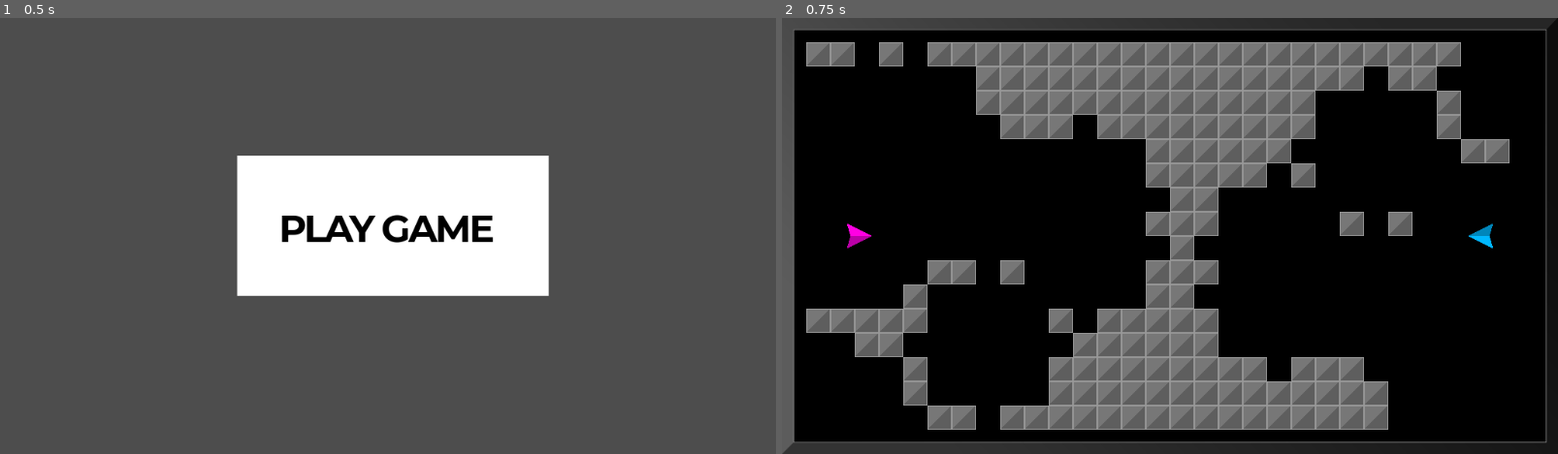
Above: before the commit, frames 1-2 (left to right).
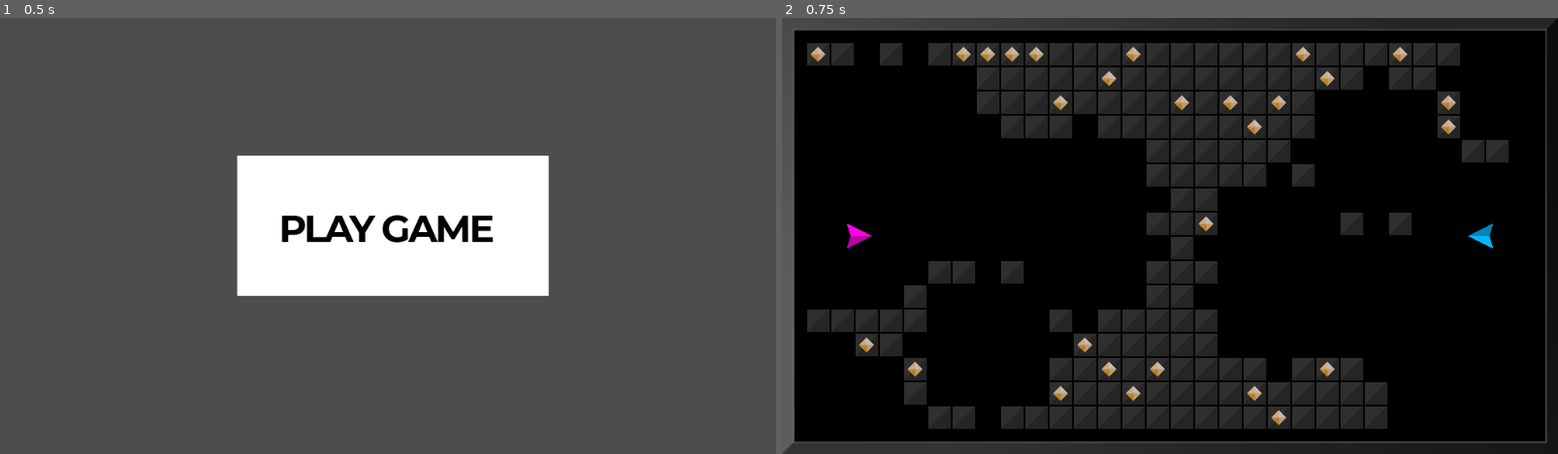
Above: after the commit, the same moments.

Repository: outrightmental/Blockbusters
Game: Godot game, scene res://scenes/main.tscn
Two runs of this game, one before a commit and one after it. Both use one fixed random seed, a clock stepped at 60 frames per second and the inputs below.
Inputs (mouse positions are in pixels of both pictures, inside the frame that each line leads up to):
- Up to frame 1 (0.5 s): no input
- Up to frame 2 (0.75 s): click (1177, 222) at 0.5 s

Frame 1 is identical in both runs. In frame 2, 29% of the frame differs, in the area x 3-94%, y 5-95%.

Commit message:
blocks break apart and release gems

Diff:
--- a/global.gd
+++ b/global.gd
@@ -19,6 +19,7 @@
 # Object groups
 const GROUP_AFFECTED_BY_EXPLOSION: String = "affected_by_explosion"
 const GROUP_BLOCKS: String = "blocks"
+const GROUP_BLOCK_FRAGMENTS: String = "block_fragments"
 const GROUP_EXPLOSIONS: String = "explosions"
 const GROUP_GEMS: String = "gems"
 const GROUP_PROJECTILE_EXPLOSIVES: String = "projectile_explosives"
--- a/models/block/block.gd
+++ b/models/block/block.gd
@@ -1,4 +1,7 @@
 extends "res://models/collidable/collidable.gd"
+
+
+const BREAK_APART_VELOCITY = 50
 
 
 var gem: Node = null
@@ -19,10 +22,33 @@
 # Adds a gem inside this block
 func _add_gem() -> void:
 	gem = preload("res://models/gem/gem.tscn").instantiate()
-	gem.set_owner(self)
 	gem.add_collision_exception_with(self)
 	gem.position = position
 	self.get_parent().call_deferred("add_child", gem)
+	pass
+
+
+# Break the block apart into two fragments
+func do_break() -> void:
+	# Fragment 1
+	var frag1:Node = preload("res://models/block/block_fragment_1.tscn").instantiate()
+	frag1.add_collision_exception_with(self)
+	frag1.position = position
+	frag1.linear_velocity = linear_velocity + Vector2(-BREAK_APART_VELOCITY, -BREAK_APART_VELOCITY)
+	self.get_parent().call_deferred("add_child", frag1)
+	# Fragment 2
+	var frag2:Node = preload("res://models/block/block_fragment_2.tscn").instantiate()
+	frag2.add_collision_exception_with(self)
+	frag2.position = position
+	frag2.linear_velocity = linear_velocity + Vector2(BREAK_APART_VELOCITY, BREAK_APART_VELOCITY)
+	self.get_parent().call_deferred("add_child", frag2)
+	# Gem
+	if gem:
+		gem.add_collision_exception_with(frag1)
+		gem.add_collision_exception_with(frag2)
+	# Remove the block from the scene
+	self.call_deferred("queue_free")
+	pass
 
 
 # Called every frame. 'delta' is the elapsed time since the previous frame.
--- a/models/block/block.tscn
+++ b/models/block/block.tscn
@@ -3,7 +3,7 @@
 [ext_resource type="Script" uid="uid://2es8up3haar4" path="res://models/block/block.gd" id="1_okoc5"]
 
 [sub_resource type="RectangleShape2D" id="RectangleShape2D_af4ln"]
-size = Vector2(32, 32)
+size = Vector2(30, 30)
 
 [node name="Block" type="RigidBody2D"]
 gravity_scale = 0.0
@@ -16,17 +16,11 @@
 [node name="TriangleUp" type="Polygon2D" parent="."]
 z_index = 5
 position = Vector2(-12, 2)
-color = Color(0.466667, 0.466667, 0.466667, 1)
+color = Color(0.47, 0.47, 0.47, 0.392157)
 polygon = PackedVector2Array(-3, -17, 27, -17, -3, 13)
 
 [node name="TriangleDown" type="Polygon2D" parent="."]
 z_index = 5
 position = Vector2(-12, 2)
-color = Color(0.372549, 0.372549, 0.372549, 1)
+color = Color(0.37, 0.37, 0.37, 0.392157)
 polygon = PackedVector2Array(27, 13, 27, -17, -3, 13)
-
-[node name="border" type="Polygon2D" parent="."]
-position = Vector2(-12, 3.2)
-scale = Vector2(1, 1.06667)
-color = Color(0.601223, 0.601223, 0.601223, 1)
-polygon = PackedVector2Array(-4, -18, 28, -18, 28, 12, -4, 12)
--- a/models/block/block_fragment.gd
+++ b/models/block/block_fragment.gd
@@ -5,6 +5,6 @@
 
 # Called when the node enters the scene tree for the first time.
 func _ready() -> void:
-	add_to_group(Global.GROUP_BLOCKS)
+	add_to_group(Global.GROUP_BLOCK_FRAGMENTS)
 	add_to_group(Global.GROUP_AFFECTED_BY_EXPLOSION)
 	pass
--- a/models/block/block_fragment_1.tscn
+++ b/models/block/block_fragment_1.tscn
@@ -9,7 +9,7 @@
 [node name="TriangleUp" type="Polygon2D" parent="."]
 z_index = 5
 position = Vector2(-12, 2)
-color = Color(0.466667, 0.466667, 0.466667, 1)
+color = Color(0.47, 0.47, 0.47, 0.392157)
 polygon = PackedVector2Array(-3, -17, 27, -17, -3, 13)
 
 [node name="CollisionPolygon2D" type="CollisionPolygon2D" parent="."]
--- a/models/block/block_fragment_2.tscn
+++ b/models/block/block_fragment_2.tscn
@@ -9,8 +9,9 @@
 [node name="TriangleDown" type="Polygon2D" parent="."]
 z_index = 5
 position = Vector2(-12, 2)
-color = Color(0.372549, 0.372549, 0.372549, 1)
+color = Color(0.37, 0.37, 0.37, 0.392157)
 polygon = PackedVector2Array(27, 13, 27, -17, -3, 13)
 
 [node name="CollisionPolygon2D" type="CollisionPolygon2D" parent="."]
+visible = false
 polygon = PackedVector2Array(15, -15, 15, 15, -15, 15)
--- a/models/effect/explosion.gd
+++ b/models/effect/explosion.gd
@@ -3,6 +3,7 @@
 var instantiated_at_ticks_msec: float = 0.0
 const LIFETIME_MSEC: int              = 200
 const EXPLOSION_RADIUS: int           = 200
+const BLOCK_BREAK_RADIUS: int         = 50
 const EXPLOSION_FORCE: int            = 5000
 
 
@@ -17,10 +18,17 @@
 		if diff.length() <= EXPLOSION_RADIUS:
 			# Apply a force to the collidable
 			target.apply_central_force(diff.normalized() * EXPLOSION_FORCE * (1 - diff.length() / EXPLOSION_RADIUS))
-
+		# Check if the collidable is within the block break radius
+		if diff.length() <= BLOCK_BREAK_RADIUS:
+			# Check if the collidable is a block
+			if target.is_in_group(Global.GROUP_BLOCKS):
+				# Break the block
+				target.call_deferred("do_break")
+			# elif target.is_in_group(Global.GROUP_BLOCK_FRAGMENTS):
+			# 	target.queue_free()
 
 
 # Called every frame. 'delta' is the elapsed time since the previous frame.
-func _process(delta: float) -> void:
+func _process(_delta: float) -> void:
 	if Time.get_ticks_msec() - instantiated_at_ticks_msec > LIFETIME_MSEC:
 		queue_free()
